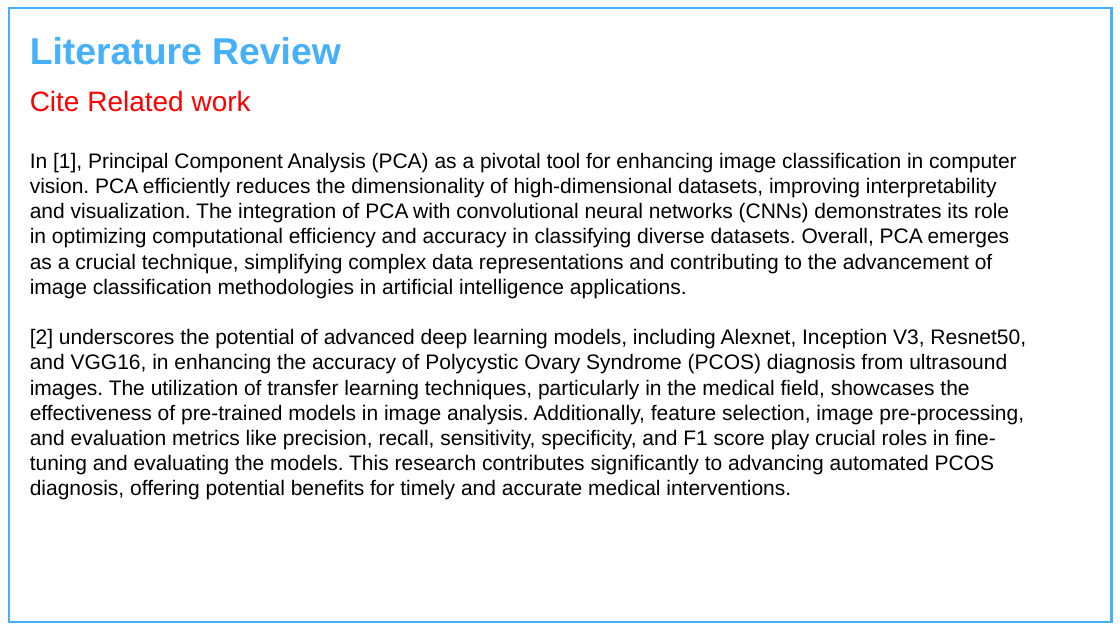
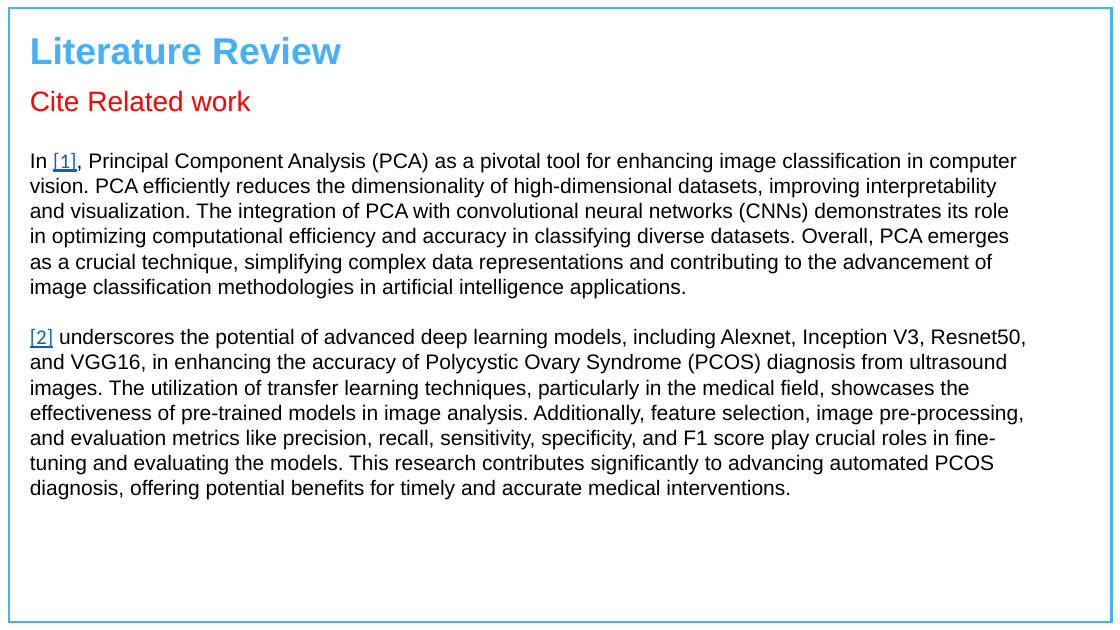
Before and after one commit to Charu-2718/PCause, a slide deck: slide 6 of Presentation.pptx. Drawn at 1120x630 pixels with LibreOffice and Linux fonts; fonts in the diff are those of the drawing; background and template pictures are left out. Boxes give left, top, right and bottom in pixels: in the first picture for what was removed or moved away, otherwise in the second. Text is boxed around its words. In the diff, an @@ line names an element or a change of style, - is before the commit and + after.

```diff
--- a/Presentation.pptx
+++ b/Presentation.pptx
@@ text "In [1], Principal Component Analysis ..." at (30,152,1027,500): font Arial to Calibri, text colour #000000 to #0563C1, underline on in "[1],", "[2]" @@
```
Also in this commit, not shown: 1 other slide changed, 5 other files.
